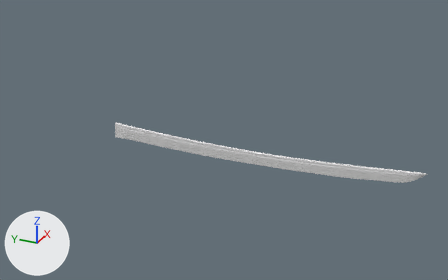
The Blender file KatanaSword_01.blend as it was, and as the next commit left it.
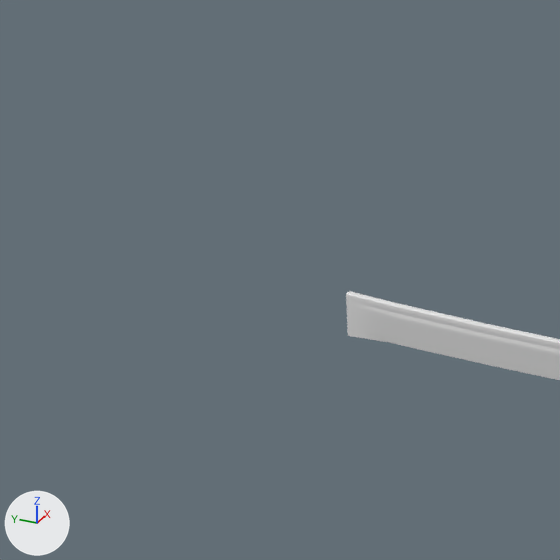
Each version appears first whole from a camera (50 mm lens) standing at (-13.08, -5.76, 5.95) and looking at (-1.41, -0.51, 0.12), and next in a close-up on the part from 0% to 42% of the width and 9% to 76% of the height. The axes (+X, +Y, +Z) are drawn at lower left. The lights are the same throughout.
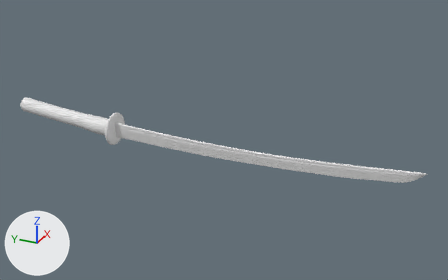
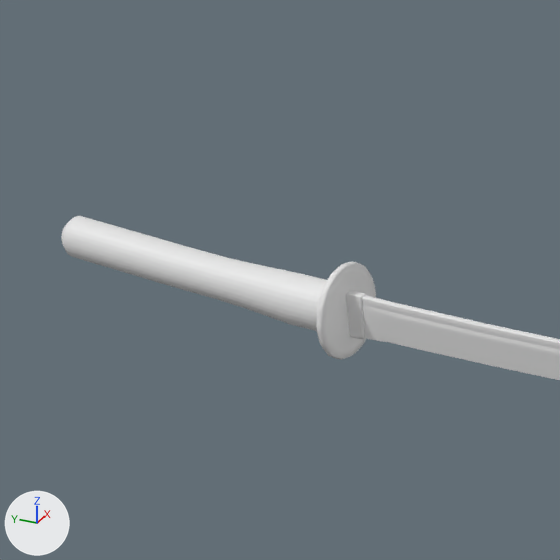
What changed in the scene script:
```text
Add me_edge_001:
    me_edge_001.from_pydata(...)  # 128 vertices, 82 faces; spans x -1.732..-1.655, y 2.046..2.212, z -0.195..0.194
    me_edge_001.polygons.foreach_set('use_smooth', [True] * 82)
Add me_circle:
    me_circle.from_pydata(...)  # a 16-sided cylinder along y spanning x -0.395..0.395, y -0.012..0.05, z -0.395..0.395
    me_circle.polygons.foreach_set('use_smooth', [True] * 48)
Add me_cylinder:
    me_cylinder.from_pydata(...)  # 384 vertices, 354 faces; spans x -0.21..0.21, y 0.02..2.76, z -0.21..0.38
Add ob_edgebottomcover:
    ob_edgebottomcover = bpy.data.objects.new('EdgeBottomCover', me_edge_001)
    ob_edgebottomcover.location = (0.0, 0.0, 0.0)
    _m = ob_edgebottomcover.modifiers.new('Subsurf', 'SUBSURF')
    _m.levels = 2
    _m = ob_edgebottomcover.modifiers.new('EdgeSplit', 'EDGE_SPLIT')
    _m = ob_edgebottomcover.modifiers.new('Solidify', 'SOLIDIFY')
    _m.nonmanifold_thickness_mode = 'FIXED'
    _m.nonmanifold_merge_threshold = 0.0003
Add ob_circle:
    ob_circle = bpy.data.objects.new('Circle', me_circle)
    ob_circle.location = (-1.694, 2.202, 0.021)
    _m = ob_circle.modifiers.new('Subsurf', 'SUBSURF')
    _m.levels = 2
Add ob_cylinder:
    ob_cylinder = bpy.data.objects.new('Cylinder', me_cylinder)
    ob_cylinder.location = (-1.694, 2.221, 0.021)
```

Where the change shows, as pixel boxes (x1, y1, x2, y2) in the close-ups (560 x 560 px):
'Cylinder', added: after (61, 216, 327, 331)
'Circle', added: after (316, 261, 376, 360)
'EdgeBottomCover', added: after (346, 290, 367, 340)
